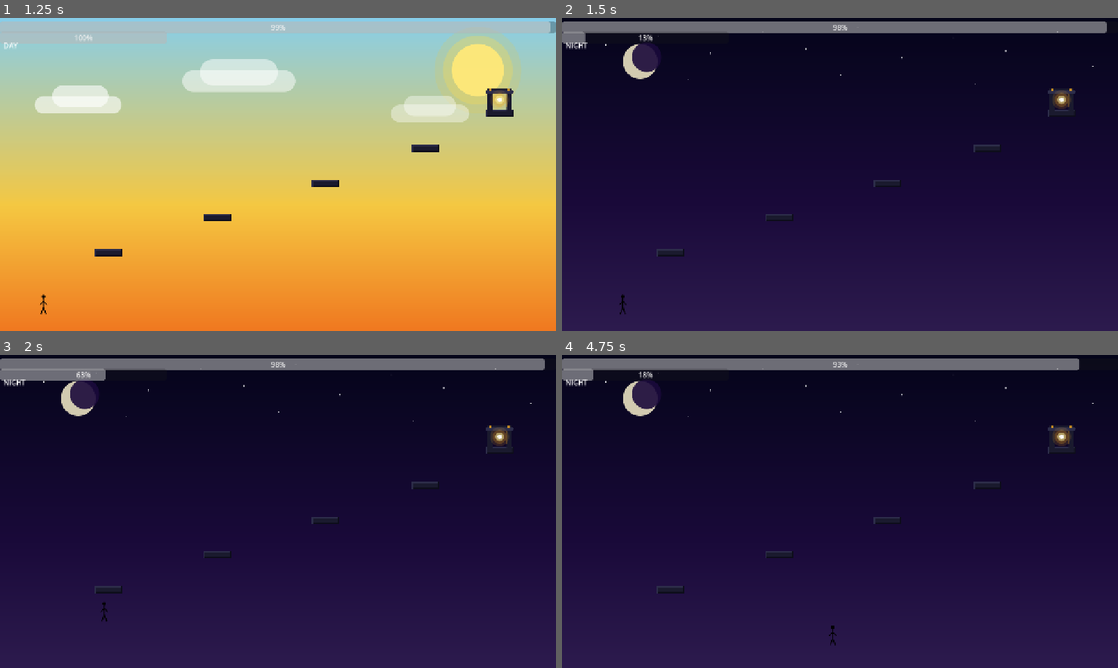
Above: before the commit, frames 1-4 (two rows, left to right).
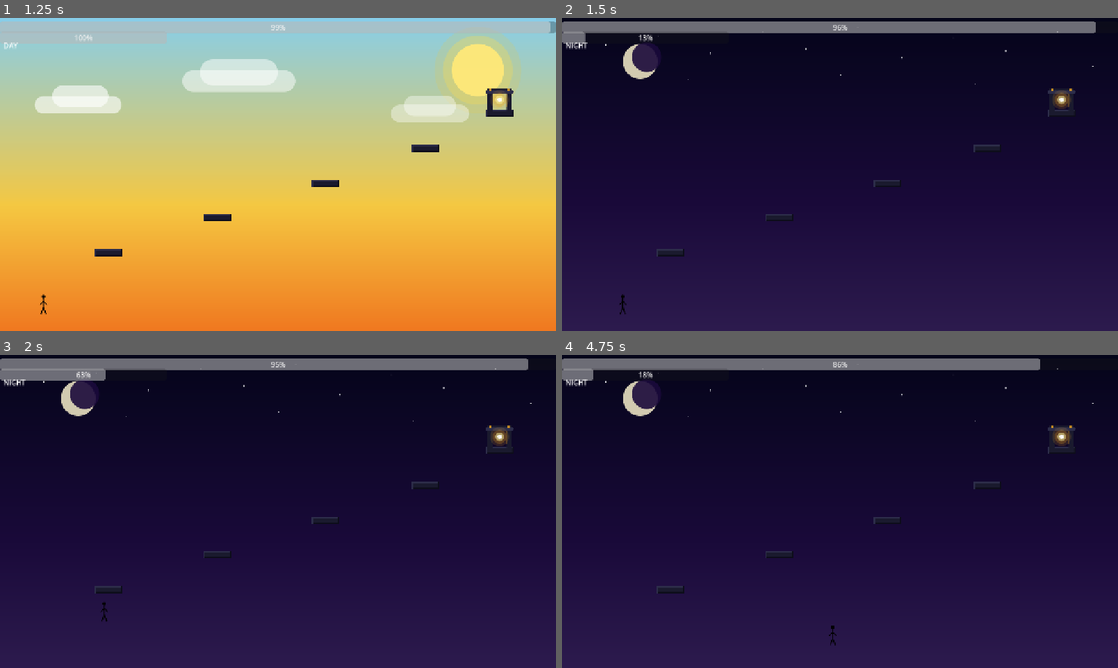
Above: after the commit, the same moments.

Repository: jchildree/Solatice-Gam-Jam-26
Game: Godot game, scene res://scenes/main_menu.tscn
Two runs of this game, one before a commit and one after it. Both use one fixed random seed, a clock stepped at 60 frames per second and the inputs below.
Inputs:
- Up to frame 1 (1.25 s): click "PLAY" at 0.5 s
- Up to frame 2 (1.5 s): hold D (move_right) from 1.28 s (still down); tap E (toggle) at 1.35 s
- Up to frame 3 (2 s): keep holding D (move_right); tap Space (jump) at 1.52 s
- Up to frame 4 (4.75 s): tap Ctrl (dash) at 2.1, 4.35 s; tap Space (jump) at 2.27, 3.77, 4.52 s; tap E (toggle) at 2.3, 2.85, 3.6, 4.55 s; release D (move_right) at 2.78 s; hold A (move_left) 2.78-3.53 s; hold D (move_right) from 3.53 s (still down)

Frame 1 is identical in both runs. In frame 2, less than 0.1% of the frame differs, in the area x 49-98%, y 1-5%; in frame 3, 0.1%; in frame 4, 0.3%, in the area x 48-93%, y 1-5%.

Commit message:
feat(day-night): implement ADR-001 -- toggle drains dusk timer
- DayNightManager emits toggled(cost) signal on each toggle
- DuskTimer.deduct() subtracts cost and updates UI immediately
- game.gd connects toggled -> dusk_timer.deduct(1.5s)
- per-level budgets [60, 52, 44, 37, 30]s replace hardcoded 60s

Co-Authored-By: Claude Sonnet 4.6 <noreply@anthropic.com>

Diff:
--- a/scripts/day_night_manager.gd
+++ b/scripts/day_night_manager.gd
@@ -1,6 +1,9 @@
 extends Node
 
 signal state_changed(is_day: bool)
+signal toggled(cost: float)
+
+const TOGGLE_COST: float = 1.5
 
 var is_day: bool = true
 var cooldown: float = 1.0
@@ -16,6 +19,7 @@
 	is_day = !is_day
 	cooldown_remaining = cooldown
 	emit_signal("state_changed", is_day)
+	emit_signal("toggled", TOGGLE_COST)
 
 func get_cooldown_percent() -> float:
 	if cooldown <= 0:
--- a/scripts/dusk_timer.gd
+++ b/scripts/dusk_timer.gd
@@ -30,3 +30,7 @@
 
 func resume() -> void:
 	active = true
+
+func deduct(seconds: float) -> void:
+	remaining = maxf(remaining - seconds, 0.0)
+	emit_signal("time_updated", remaining, total_time)
--- a/scripts/game.gd
+++ b/scripts/game.gd
@@ -7,6 +7,8 @@
 	"res://scenes/levels/level_4.tscn",
 	"res://scenes/levels/level_5.tscn",
 ]
+
+const LEVEL_BUDGETS = [60.0, 52.0, 44.0, 37.0, 30.0]
 
 var current_level_index: int = 0
 var checkpoint_position: Vector2 = Vector2.ZERO
@@ -18,6 +20,7 @@
 
 func _ready() -> void:
 	dusk_timer.dusk_reached.connect(_on_dusk_reached)
+	DayNightManager.toggled.connect(_on_toggled)
 	load_level(current_level_index)
 
 func load_level(index: int) -> void:
@@ -38,16 +41,19 @@
 	if start:
 		player.global_position = start.global_position
 	checkpoint_position = player.global_position
-	checkpoint_saved_time = 60.0
+	checkpoint_saved_time = LEVEL_BUDGETS[index]
 	player.reset()
 	DayNightManager.reset()
-	dusk_timer.start(60.0)
+	dusk_timer.start(LEVEL_BUDGETS[index])
 
 func _on_dusk_reached() -> void:
 	player.global_position = checkpoint_position
 	player.reset()
 	DayNightManager.reset()
 	dusk_timer.reset_to_checkpoint(checkpoint_saved_time)
+
+func _on_toggled(cost: float) -> void:
+	dusk_timer.deduct(cost)
 
 func _on_checkpoint_reached(pos: Vector2, saved_time: float) -> void:
 	checkpoint_position = pos
